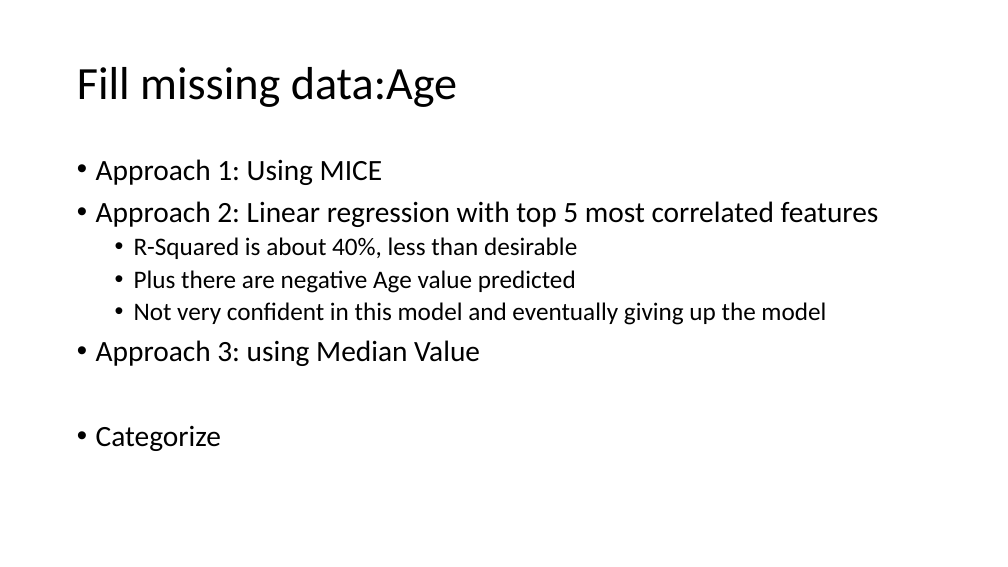
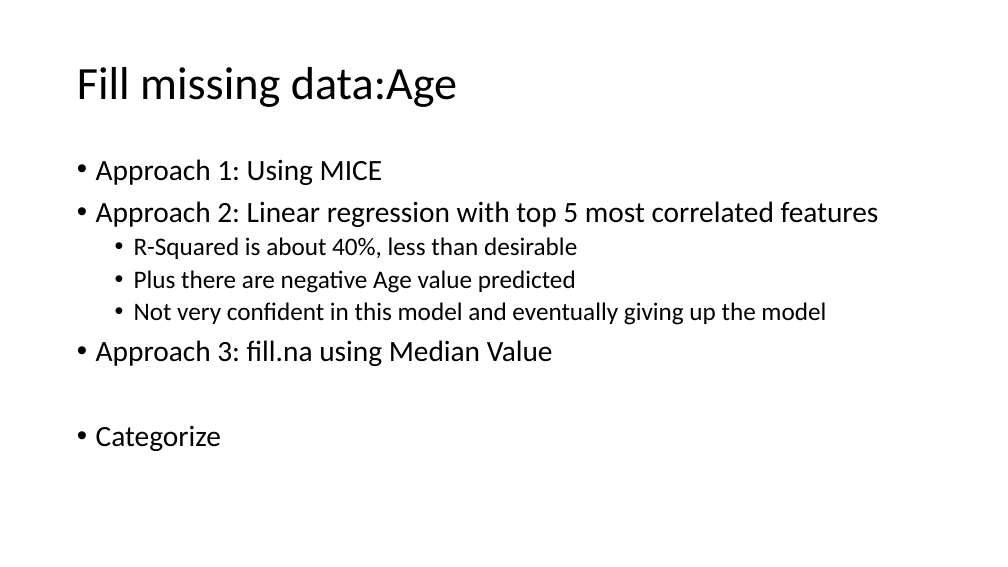
Before and after one commit to lifengzhi/msa_mh8101_or1_lp, a slide deck: slide 9 of msa_mh8111_as1_kaggle_project/Titianic.pptx. Drawn at 1008x567 pixels with LibreOffice and Linux fonts; fonts in the diff are those of the drawing. Boxes give left, top, right and bottom in pixels: in the first picture for what was removed or moved away, otherwise in the second. Text is boxed around its words. In the diff, an @@ line names an element or a change of style, - is before the commit and + after.

Commit message:
wip

```diff
--- a/msa_mh8111_as1_kaggle_project/Titianic.pptx
+++ b/msa_mh8111_as1_kaggle_project/Titianic.pptx
@@ text at (96, 340, 553, 366): text changed @@
-• Approach 3: using Median Value
+• Approach 3: fill.na using Median Value
```
